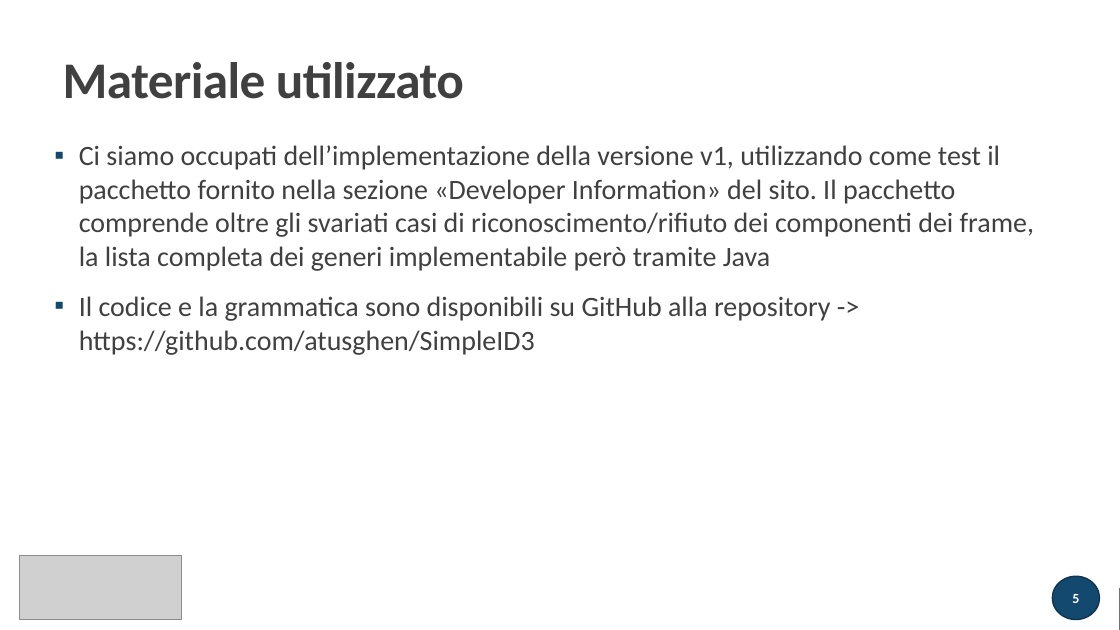
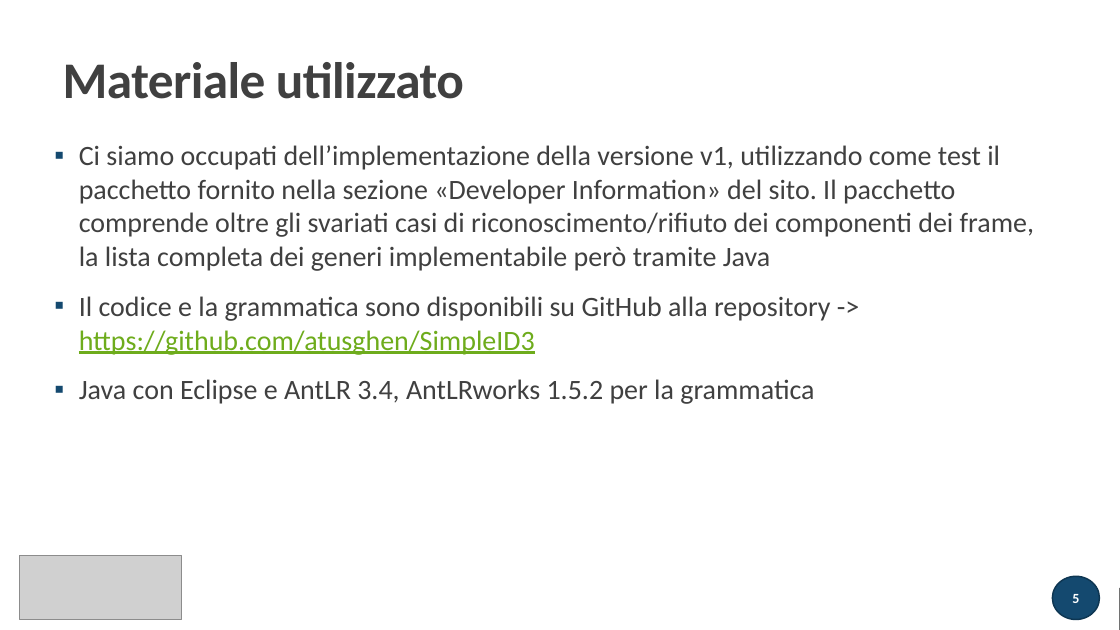
Before and after one commit to atusghen/SimpleID3, a slide deck: slide 5 of presentazione.pptx. Drawn at 1120x630 pixels with LibreOffice and Linux fonts; fonts in the diff are those of the drawing; grey boxes stand for pictures. Boxes give left, top, right and bottom in pixels: in the first picture for what was removed or moved away, otherwise in the second. Text is boxed around its words. In the diff, an @@ line names an element or a change of style, - is before the commit and + after.

Commit message:
updated grammar and presentation

```diff
--- a/presentazione.pptx
+++ b/presentazione.pptx
@@ text at box(79, 296, 831, 355): text colour #404040 to #6EAC1C, underline on in "https://github.com/atusghen/SimpleID3" @@
@@ text at box(79, 379, 814, 404): paragraph added @@
+▪ Java con Eclipse e AntLR 3.4, AntLRworks 1.5.2 per la grammatica
```
Also in this commit, not shown: 3 other slides changed, 4 slides added, 6 slides removed, 4 other files.
